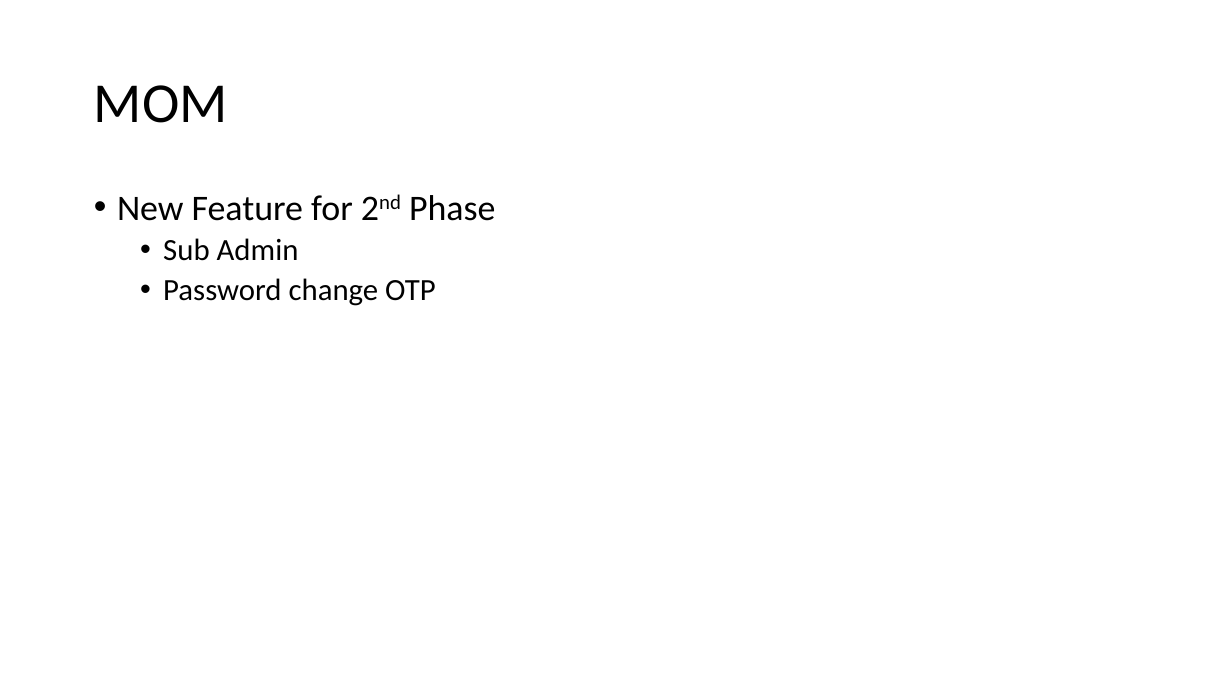
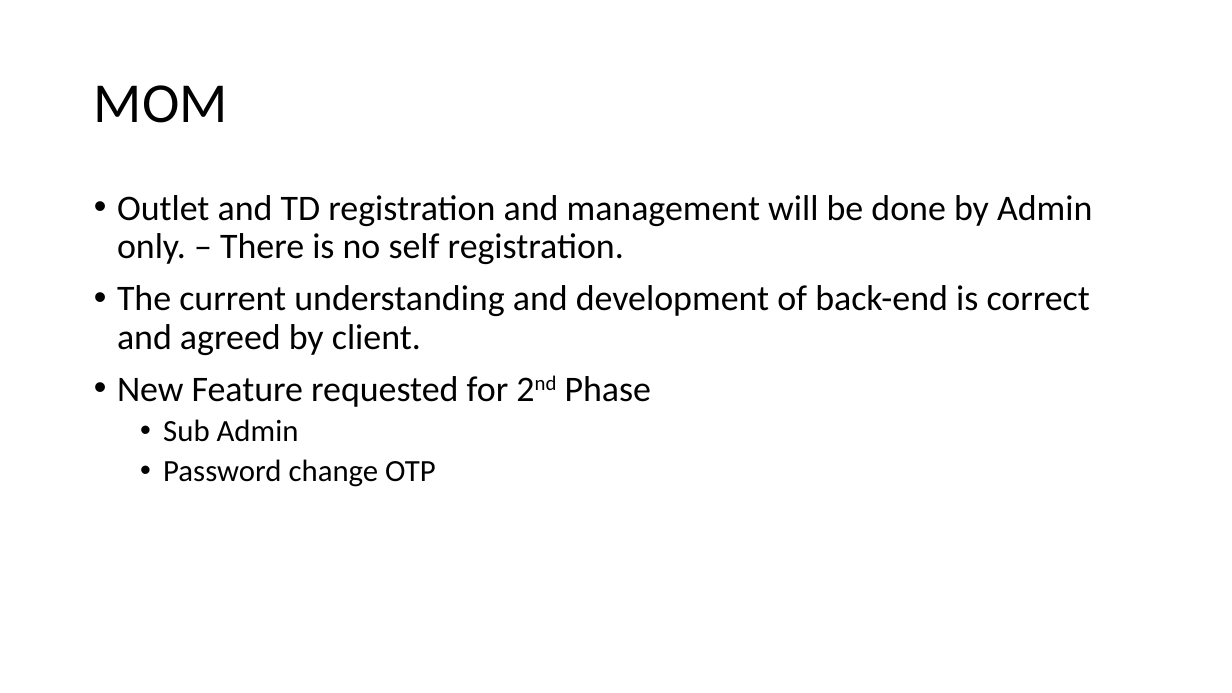
Before and after one commit to anutural/distributor-and-inventory, a slide deck: slide 8 of Docs/Reaprich Progress Review.pptx. Drawn at 1232x693 pixels with LibreOffice and Linux fonts; fonts in the diff are those of the drawing. Boxes give left, top, right and bottom in pixels: in the first picture for what was removed or moved away, otherwise in the second. Text is boxed around its words. In the diff, an @@ line names an element or a change of style, - is before the commit and + after.

Commit message:
#13 CORS Issue handling from back end.

```diff
--- a/Docs/Reaprich Progress Review.pptx
+++ b/Docs/Reaprich Progress Review.pptx
@@ text at bbox=[117, 195, 1092, 407]: text changed @@
-• New Feature for 2nd Phase
+• Outlet and TD registration and management will be done by Admin only. – There is no self registration.
+• The current understanding and development of back-end is correct and agreed by client.
+• New Feature requested for 2nd Phase
```
Also in this commit, not shown: 1 other slide changed, 2 other files.
